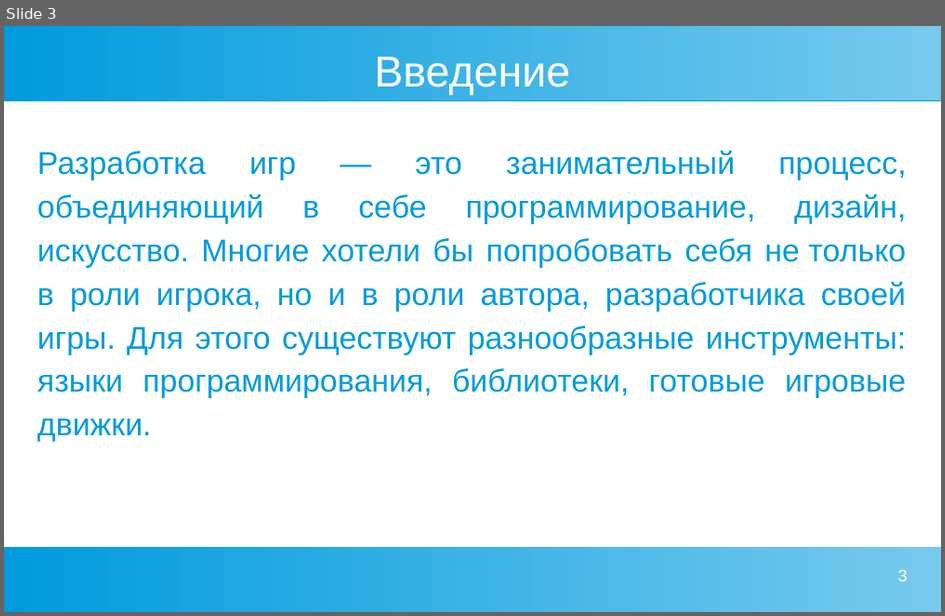
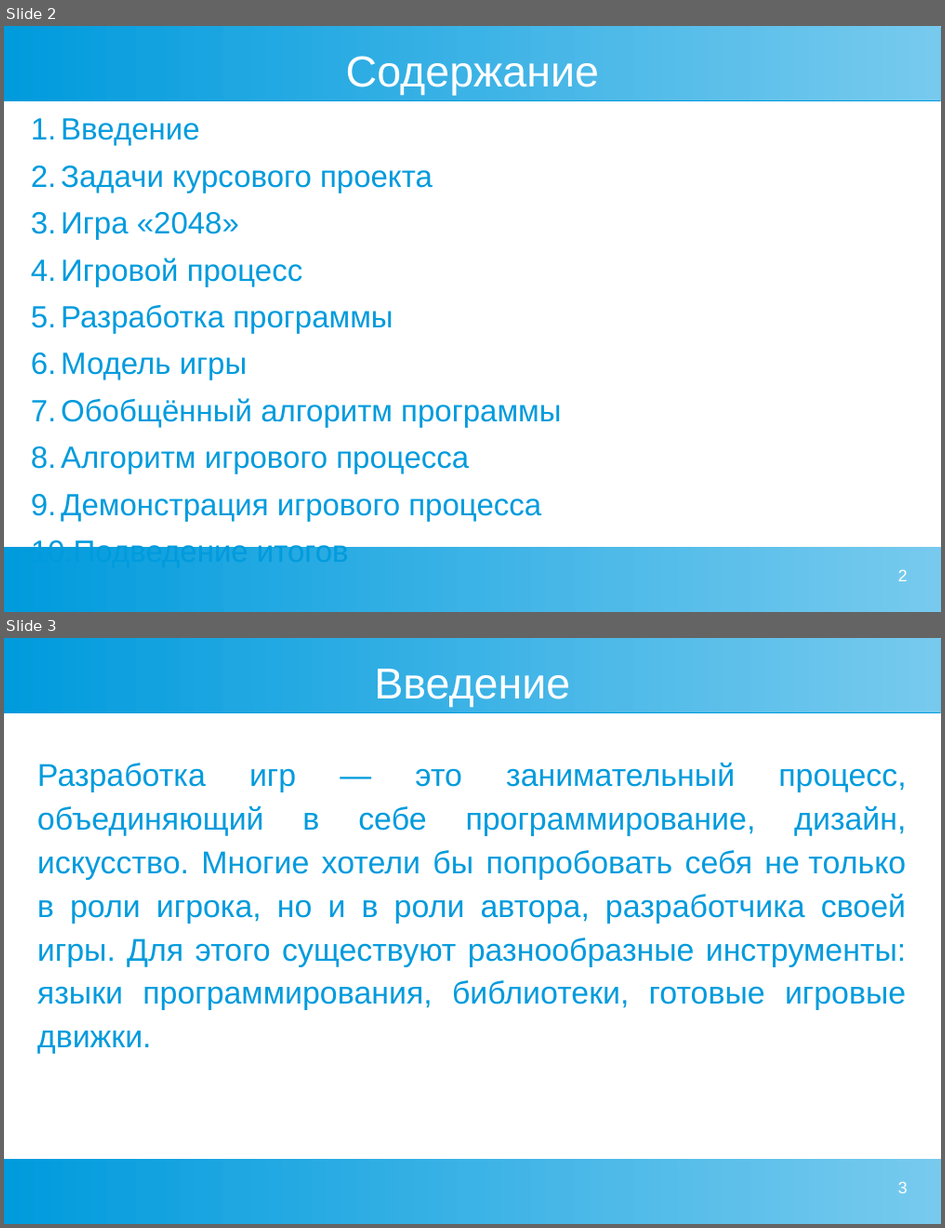
Before and after one commit to zhigunovsemyon/2048, a slide deck: presentation/Presentation.odp. Shown one above the other, each under a label of ours: slide 3 before the commit, slides 2 and 3 after it. The pictures are 945x616 and 945x1228 pixels, drawn with LibreOffice and Linux fonts; fonts in the diff are those of the drawing. Boxes give left, top, right and bottom in pixels: in the first picture for what was removed or moved away, otherwise in the second. Text is boxed around its words. In the diff, an @@ line names an element or a change of style, - is before the commit and + after.

```diff
--- a/presentation/Presentation.odp
+++ b/presentation/Presentation.odp
@@ slide 2 added at [4, 26, 941, 612], background #FFFFFF; not listed: 2 template elements that a slide beside it also shows @@
@@ title added at [346, 56, 599, 95], 36.7 pt, text #FFFFFF @@
+Содержание
@@ text added at [61, 118, 561, 521], 26 pt, text #009BDD @@
+1. Введение
+2. Задачи курсового проекта
+3. Игра «2048»
+4. Игровой процесс
+5. Разработка программы
+6. Модель игры
+7. Обобщённый алгоритм программы
+8. Алгоритм игрового процесса
+9. Демонстрация игрового процесса
+10. Подведение итогов
@@ page number added at [899, 569, 908, 581], 14 pt, text #FFFFFF @@
+2
```
Also in this commit, not shown: 1 slide changed, 1 slide removed.
